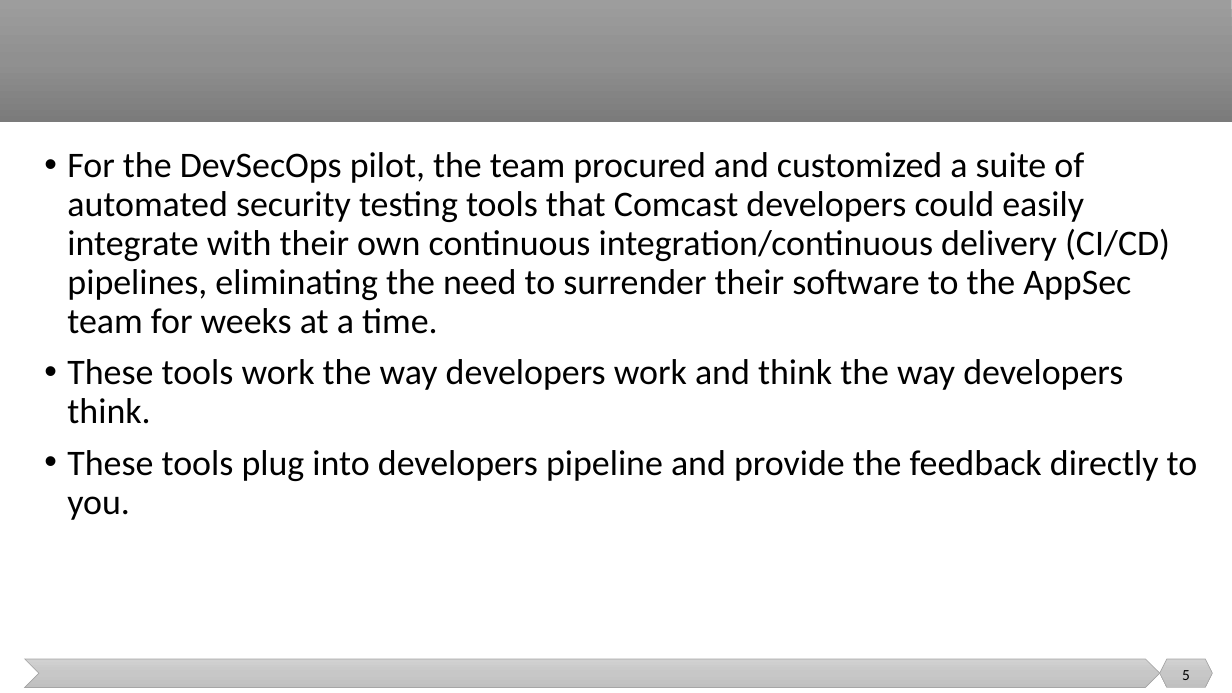
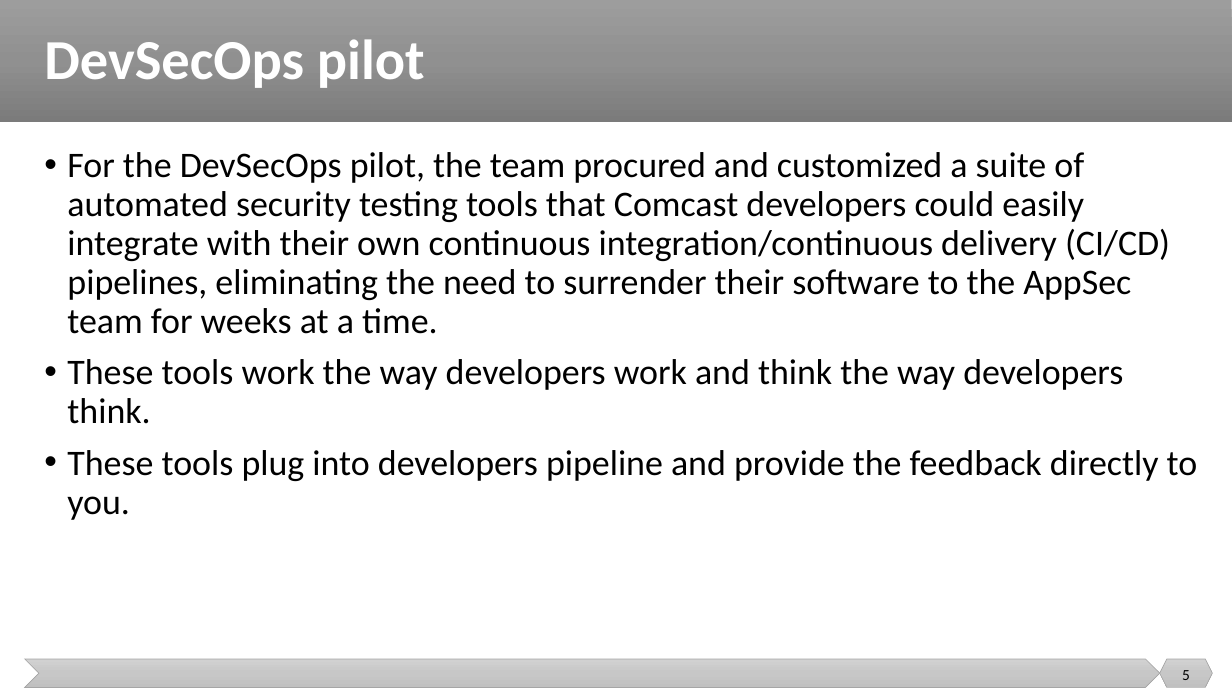
Before and after one commit to malenezi/malenezi, a slide deck: slide 5 of SE489/Lectures/9-DevSecOps/Scaling DevSecOps at Comcast.pptx. Drawn at 1232x693 pixels with LibreOffice and Linux fonts; fonts in the diff are those of the drawing. Boxes give left, top, right and bottom in pixels: in the first picture for what was removed or moved away, otherwise in the second. Text is boxed around its words. In the diff, an @@ line names an element or a change of style, - is before the commit and + after.

```diff
--- a/SE489/Lectures/9-DevSecOps/Scaling DevSecOps at Comcast.pptx
+++ b/SE489/Lectures/9-DevSecOps/Scaling DevSecOps at Comcast.pptx
@@ title added at [44, 39, 425, 88], 44 pt, text #FFFFFF, bold @@
+DevSecOps pilot
```
Also in this commit, not shown: 1 other file.
